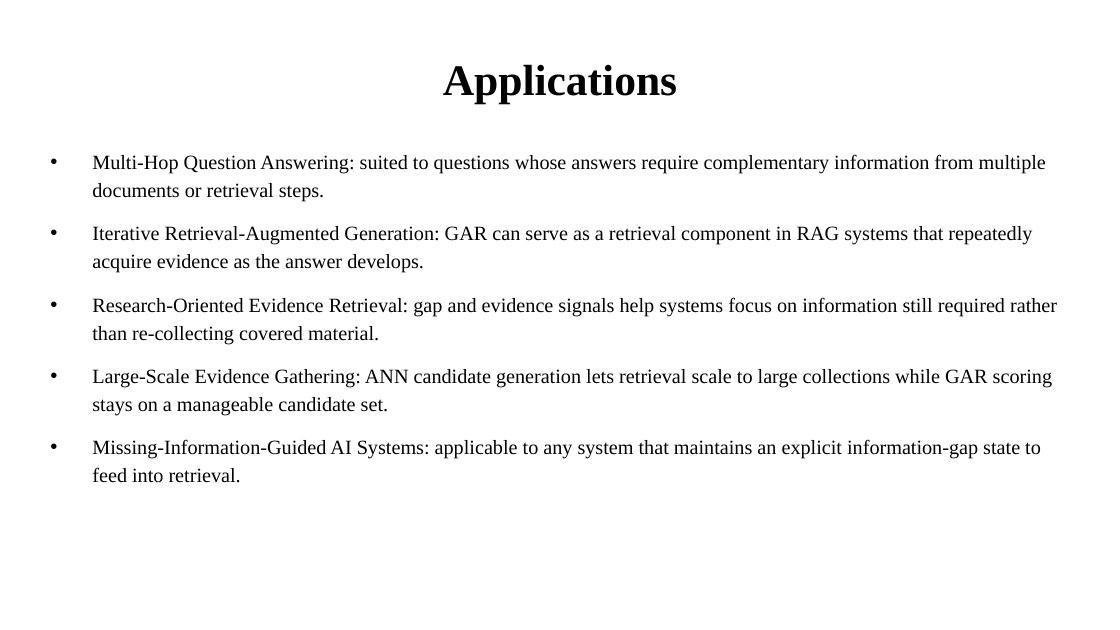
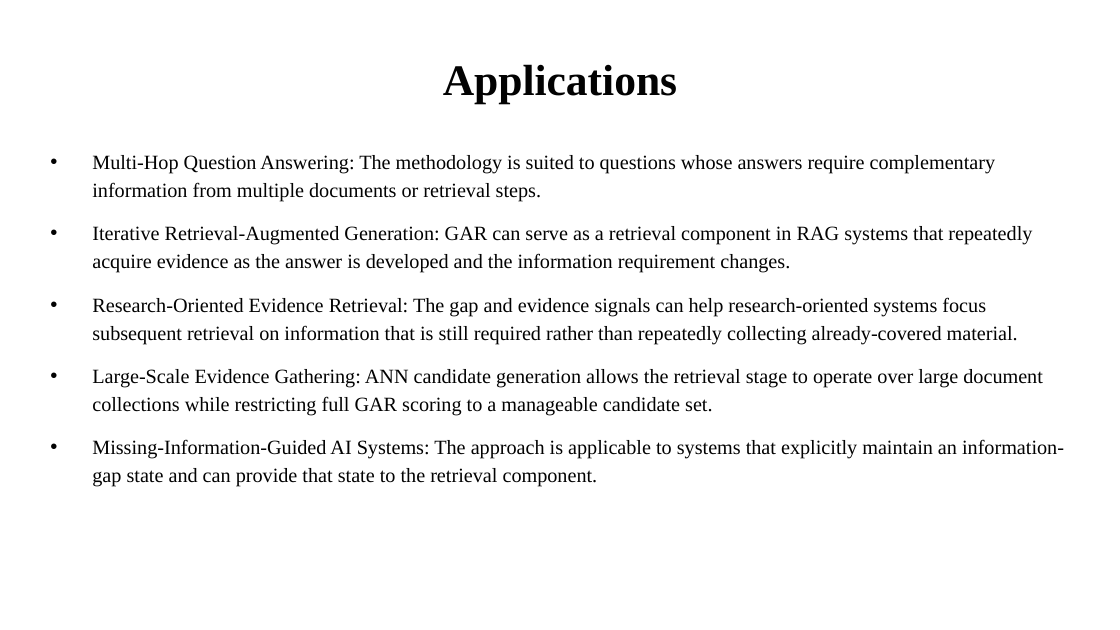
Before and after one commit to KunalDahal/State-Aware-Retrieval, a slide deck: slide 18 of methodology/presentation/ppt1.pptx. Drawn at 1120x630 pixels with LibreOffice and Linux fonts; fonts in the diff are those of the drawing. Boxes give left, top, right and bottom in pixels: in the first picture for what was removed or moved away, otherwise in the second. Text is boxed around its words. In the diff, an @@ line names an element or a change of style, - is before the commit and + after.

Commit message:
docs: ppt update for synopsis and methodology

```diff
--- a/methodology/presentation/ppt1.pptx
+++ b/methodology/presentation/ppt1.pptx
@@ text at [92,155,1064,487]: text changed @@
-• Multi-Hop Question Answering: suited to questions whose answers require complementary information from multiple documents or retrieval steps.
-• Iterative Retrieval-Augmented Generation: GAR can serve as a retrieval component in RAG systems that repeatedly acquire evidence as the answer develops.
-• Research-Oriented Evidence Retrieval: gap and evidence signals help systems focus on information still required rather than re-collecting covered material.
-• Large-Scale Evidence Gathering: ANN candidate generation lets retrieval scale to large collections while GAR scoring stays on a manageable candidate set.
-• Missing-Information-Guided AI Systems: applicable to any system that maintains an explicit information-gap state to feed into retrieval.
+• Multi-Hop Question Answering: The methodology is suited to questions whose answers require complementary information from multiple documents or retrieval steps.
+• Iterative Retrieval-Augmented Generation: GAR can serve as a retrieval component in RAG systems that repeatedly acquire evidence as the answer is developed and the information requirement changes.
+• Research-Oriented Evidence Retrieval: The gap and evidence signals can help research-oriented systems focus subsequent retrieval on information that is still required rather than repeatedly collecting already-covered material.
+• Large-Scale Evidence Gathering: ANN candidate generation allows the retrieval stage to operate over large document collections while restricting full GAR scoring to a manageable candidate set.
+• Missing-Information-Guided AI Systems: The approach is applicable to systems that explicitly maintain an information-gap state and can provide that state to the retrieval component.
```
Also in this commit, not shown: 17 other slides changed, 1 other file.
